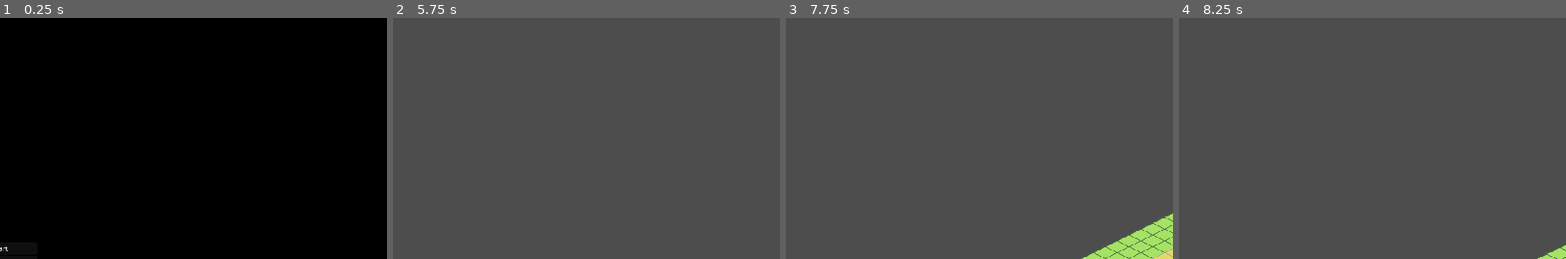
Above: before the commit, frames 1-4 (left to right).
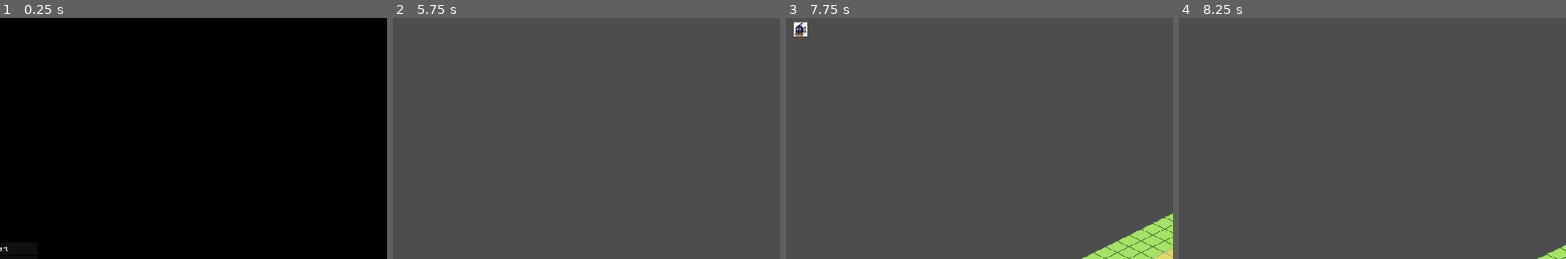
Above: after the commit, the same moments.

Repository: ShroomySquid/LudumDare56
Game: Godot game, scene res://scenes/start_screen.tscn
Same seed, same stepped clock (60 frames per second), same inputs: the game is played once before the commit and once after it.
Inputs (mouse positions are % of the whole screen's width and height, from its top left):
- Up to frame 1 (0.25 s): no input
- Up to frame 2 (5.75 s): click "Start" at 0.5 s; click "Pause" at 1.25 s; click "Resume" at 2 s; tap Enter at 2.75 s; move the mouse to (45, 70) at 2.77 s; hold Right mouse button (RightClick) 2.78-3.53 s; hold W (up) 2.78-4.28 s; move the mouse to (80, 65) at 3.52 s; tap Mouse wheel down (WheelDown) at 3.6 s; move the mouse to (20, 35) at 4.27 s; hold A (left) from 4.28 s (still down); tap Mouse wheel up (WheelUp) at 4.35 s; tap Space at 5 s; move the mouse to (55, 50) at 5.02 s; right-click (55, 50) at 5.1 s
- Up to frame 3 (7.75 s): tap Enter at 5.75 s; move the mouse to (35, 25) at 5.77 s; release A (left) at 5.78 s; hold S (down) 5.78-6.53 s; tap Mouse wheel down (WheelDown) at 5.85 s; move the mouse to (72, 45) at 6.52 s; hold D (right) 6.53-7.28 s; tap Mouse wheel up (WheelUp) at 6.6 s; move the mouse to (30, 55) at 7.27 s; hold W (up) from 7.28 s (still down); hold Right mouse button (RightClick) from 7.28 s (still down)
- Up to frame 4 (8.25 s): move the mouse to (60, 28) at 8.02 s; release W (up) at 8.03 s; release Right mouse button (RightClick) at 8.03 s; hold D (right) from 8.03 s (still down); tap Mouse wheel down (WheelDown) at 8.1 s
The pictures show only the part of the screen within x 50-100%, y 0-50%; the shares and areas given below are measured in that part.

Frames 1-2 are identical in both runs. In frame 3, 0.2% of the frame differs, in the area x 2-6%, y 1-8%; in frame 4, nothing differs.

Commit message:
added spawn functions to creature container, need to make creatures visible

Diff:
--- a/Scripts/creature_container.gd
+++ b/Scripts/creature_container.gd
@@ -2,14 +2,26 @@
 
 enum CreatureType {CreatureA, CreatureB, CreatureC }
 
-var CreatureScenes = {
+var creature_scenes = {
 	CreatureType.CreatureA: preload("res://scenes/Creatures/bob_omb.tscn")
 }
 # Called when the node enters the scene tree for the first time.
 func _ready() -> void:
 	pass # Replace with function body.
 
+# Function to spawn a creature
+func spawn_creature(creature_type: CreatureType, position: Vector2):
+	if	creature_type in creature_scenes:
+		var creature_instance = creature_scenes[creature_type].instantiate()
+		add_child(creature_instance)
+		creature_instance.position = position
+		print("Creature type summoned: ", creature_type)
+		return creature_instance
+	else:
+		print("Creature type not found: ", creature_type)
 
 # Called every frame. 'delta' is the elapsed time since the previous frame.
 func _process(delta: float) -> void:
+	if Input.is_action_pressed("down"):
+		spawn_creature(CreatureType.CreatureA, Vector2(20, 39))
 	pass
--- a/scenes/Creatures/bob_omb.tscn
+++ b/scenes/Creatures/bob_omb.tscn
@@ -1,3 +1,45 @@
-[gd_scene format=3 uid="uid://bw3jm4vfeyr5e"]
+[gd_scene load_steps=5 format=3 uid="uid://bw3jm4vfeyr5e"]
 
-[node name="Bob-omb" type="Node2D"]
+[ext_resource type="Script" path="res://Scripts/Creatures/bob_omb.gd" id="1_cs06k"]
+[ext_resource type="Texture2D" uid="uid://biovuhg534lhk" path="res://Images/TestImages/3web.png" id="2_dq1fl"]
+
+[sub_resource type="SpriteFrames" id="SpriteFrames_2q7ib"]
+animations = [{
+"frames": [],
+"loop": true,
+"name": &"attacking",
+"speed": 5.0
+}, {
+"frames": [{
+"duration": 1.0,
+"texture": ExtResource("2_dq1fl")
+}],
+"loop": true,
+"name": &"idle",
+"speed": 5.0
+}, {
+"frames": [],
+"loop": true,
+"name": &"walking",
+"speed": 5.0
+}]
+
+[sub_resource type="CircleShape2D" id="CircleShape2D_obp3y"]
+
+[node name="Bobomb" type="Node2D"]
+script = ExtResource("1_cs06k")
+
+[node name="AnimatedSprite2D" type="AnimatedSprite2D" parent="."]
+position = Vector2(0, 1.90735e-06)
+scale = Vector2(0.0472222, 0.0511416)
+sprite_frames = SubResource("SpriteFrames_2q7ib")
+animation = &"idle"
+offset = Vector2(0, 0.065)
+
+[node name="AudioStreamPlayer2D" type="AudioStreamPlayer2D" parent="."]
+
+[node name="Area2D" type="Area2D" parent="."]
+
+[node name="CollisionShape2D" type="CollisionShape2D" parent="Area2D"]
+visible = false
+shape = SubResource("CircleShape2D_obp3y")
Renamed: scenes/Creatures/bob_omb.gd -> Scripts/Creatures/bob_omb.gd
